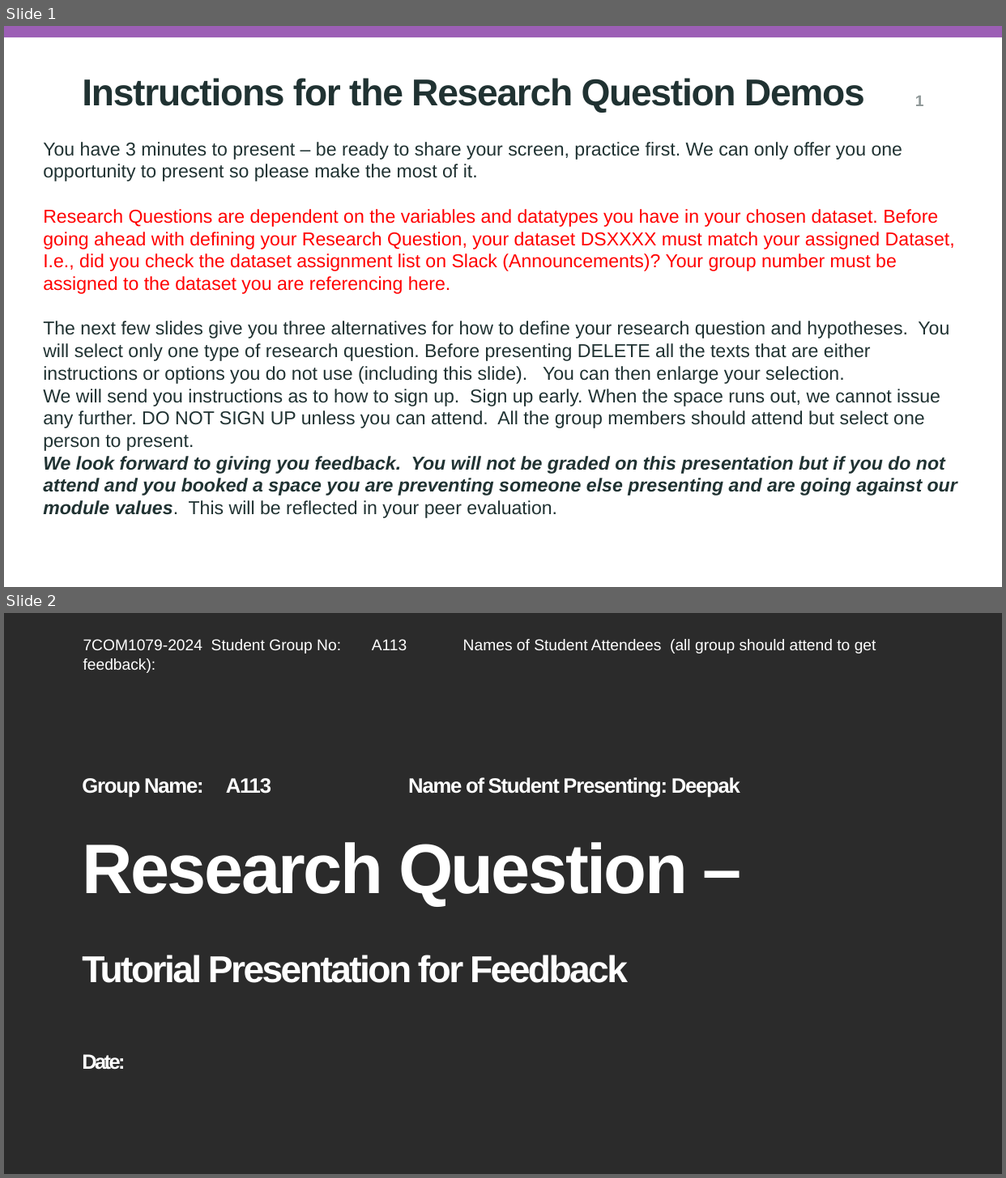
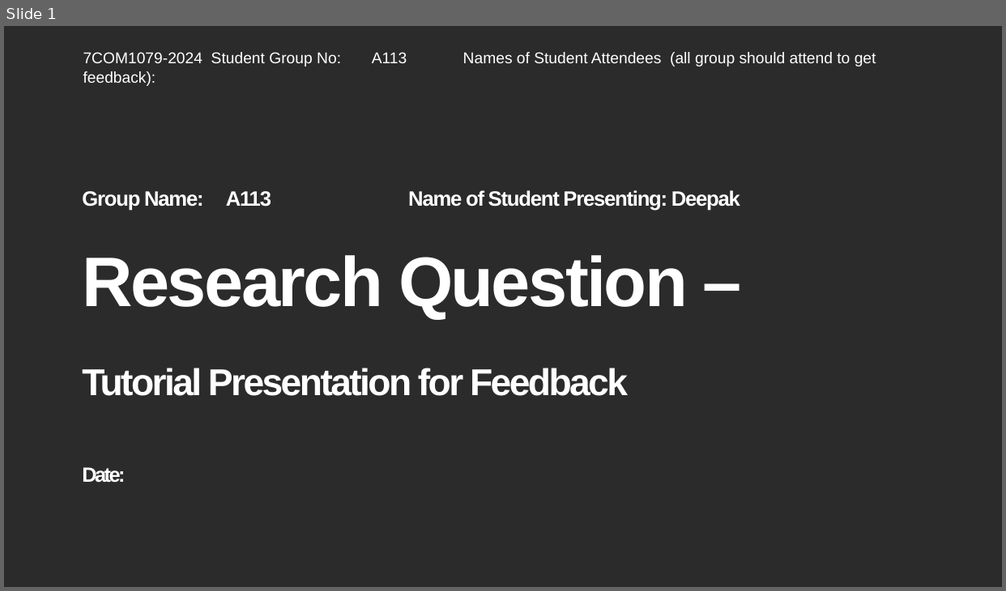
Before and after one commit to DeepakKhokhar1302/A113_Team_Research_Project, a slide deck: research_question_presentation_A113.pptx. Shown one above the other, each under a label of ours: slides 1 and 2 before the commit, slide 1 after it. The pictures are 1006x1178 and 1006x591 pixels, drawn with LibreOffice and Linux fonts; fonts in the diff are those of the drawing; background and template pictures are left out; a plain dark background stands for a picture behind light text. Boxes give left, top, right and bottom in pixels: in the first picture for what was removed or moved away, otherwise in the second. Text is boxed around its words. In the diff, an @@ line names an element or a change of style, - is before the commit and + after.

Commit message:
Research Question Update

```diff
--- a/research_question_presentation_A113.pptx
+++ b/research_question_presentation_A113.pptx
@@ slide 1 removed at [4,26,1002,587], background #FFFFFF @@
@@ rectangle removed at [4,26,1002,37] @@
@@ subtitle removed at [82,78,865,113] @@
-Instructions for the Research Question Demos
@@ page number removed at [915,96,924,106] @@
-1
@@ text removed at [43,142,957,518] @@
-You have 3 minutes to present – be ready to share your screen, practice first. We can only offer you one opportunity to present so please make the most of it.
-Research Questions are dependent on the variables and datatypes you have in your chosen dataset. Before going ahead with defining your Research Question, your dataset DSXXXX must match your assigned Dataset, I.e., did you check the dataset assignment list on Slack (Announcements)? Your group number must be assigned to the dataset you are referencing here.
-The next few slides give you three alternatives for how to define your research question and hypotheses. You will select only one type of research question. Before presenting DELETE all the texts that are either instructions or options you do not use (including this slide). You can then enlarge your selection.
-We will send you instructions as to how to sign up. Sign up early. When the space runs out, we cannot issue any further. DO NOT SIGN UP unless you can attend. All the group members should attend but select one person to present.
-We look forward to giving you feedback. You will not be graded on this presentation but if you do not attend and you booked a space you are preventing someone else presenting and are going against our module values. This will be reflected in your peer evaluation.
@@ what was slide 2 is now slide 1 @@
```
Also in this commit, not shown: 2 slides changed.
